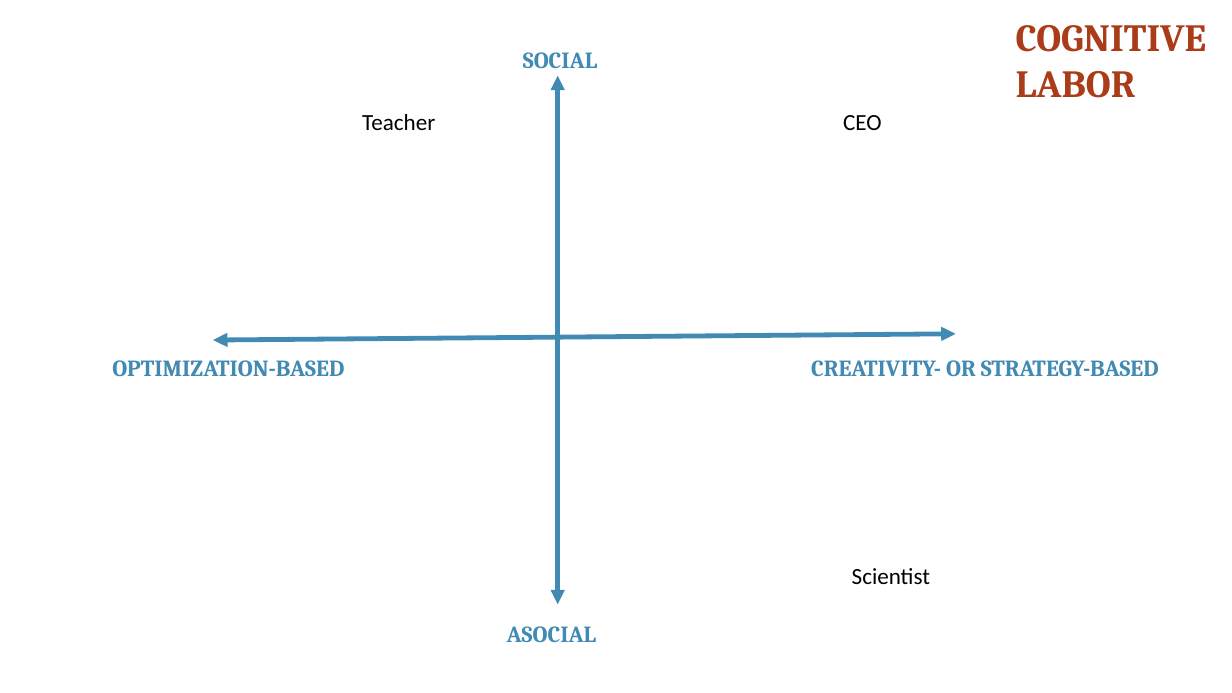
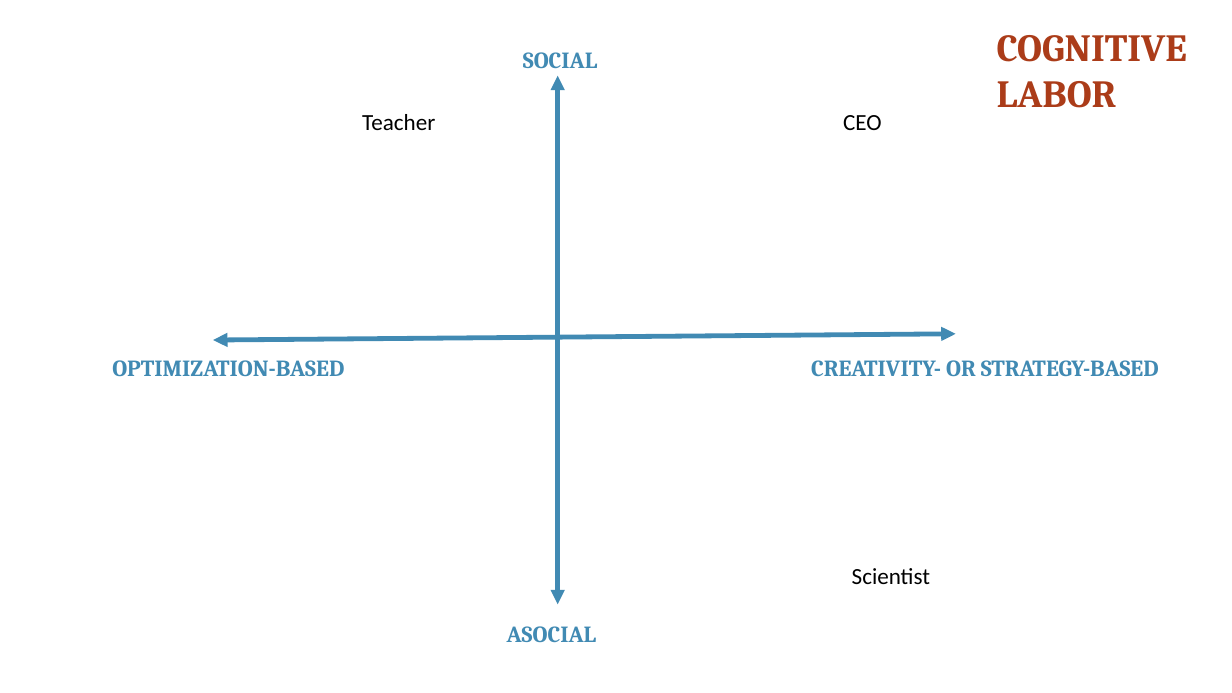
Before and after one commit to franckalbinet/itu-eaco-zanzibar-12-2018, a slide deck: slide 21 of presentations/session-9-open-issues-in-ai.pptx. Drawn at 1232x693 pixels with LibreOffice and Linux fonts; fonts in the diff are those of the drawing; background and template pictures are left out. Boxes give left, top, right and bottom in pixels: in the first picture for what was removed or moved away, otherwise in the second. Text is boxed around its words. In the diff, an @@ line names an element or a change of style, - is before the commit and + after.

```diff
--- a/presentations/session-9-open-issues-in-ai.pptx
+++ b/presentations/session-9-open-issues-in-ai.pptx
@@ text "COGNITIVE LABOR": place and size @@
-text "COGNITIVE LABOR" at bbox=[1016, 25, 1206, 98]
+text "COGNITIVE LABOR" at bbox=[997, 35, 1187, 108]
```
Also in this commit, not shown: 2 other slides changed, 3 other files.
